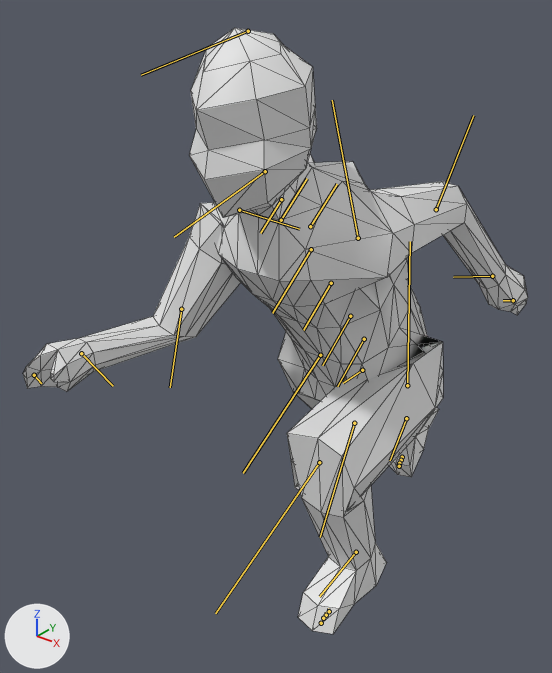
The FBX model resource/Character/chara.FBX as it was, and as the next commit left it.
Camera for both pictures: a 50 mm camera at (1.73, -2.84, 3.38) aimed at (-0.3, -0.3, 1.81). Every picture has the same lights, and +X, +Y and +Z are marked at lower left. Both versions are drawn at frame 46 of the action 'Take 001'; the numbers are the values there. The bones that bend it are drawn over the model as lines. Mesh edges are drawn as thin lines.
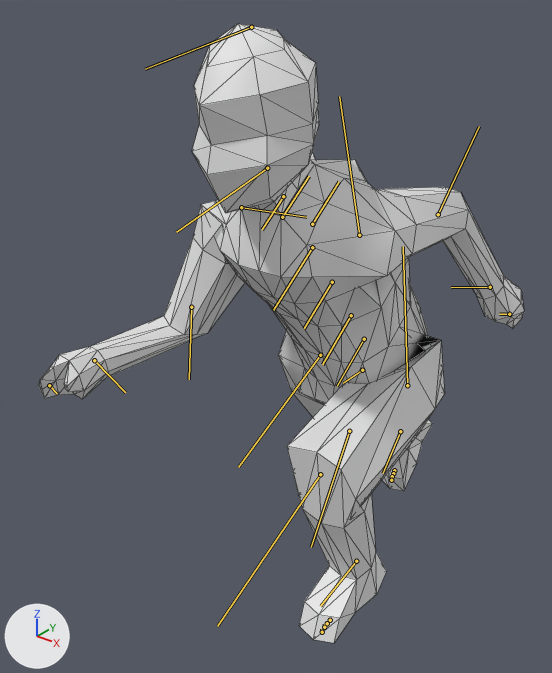
What the commit changed:
Bone 'Bip001 Spine' (bone_bip001_spine) turns from (0, 0, 38) to (0, 0, 37) degrees about its own x, y and z.
Bone 'Bip001 L UpperArm' (bone_bip001_l_upperarm) turns from (67, 38, 81) to (67, 40, 80) degrees about its own x, y and z.
Bone 'Bip001 R UpperArm' (bone_bip001_r_upperarm) turns from (77, -25, -68) to (77, -32, -67) degrees about its own x, y and z.
Bone 'Bip001 L Thigh' (bone_bip001_l_thigh) moves from (-1.0, 4.2, 0.0) to (-0.9, 4.1, 0.0).
Bone 'Bip001 L Thigh' (bone_bip001_l_thigh) turns from (1, 1, 119) to (1, 1, 113) degrees about its own x, y and z.
Bone 'Bip001 L Calf' (bone_bip001_l_calf) turns from (0, 0, -99) to (0, 0, -95) degrees about its own x, y and z.
Bone 'Bip001 R Thigh' (bone_bip001_r_thigh) moves from (-1.0, 4.2, 0.0) to (-0.9, 4.1, 0.0).
Bone 'Bip001 R Thigh' (bone_bip001_r_thigh) turns from (1, 0, -1) to (1, 0, 3) degrees about its own x, y and z.
Bone 'Bip001 R Calf' (bone_bip001_r_calf) turns from (0, 0, -22) to (0, 0, -23) degrees about its own x, y and z.

Pixel boxes [x1, y1, x2, y2] of what changed, in the pictures (552 x 673 px):
'Box001', posed
    before: [23, 28, 528, 634]
    after: [39, 24, 524, 643]
bone 'Bip001 L UpperArm', root to tip
    before: (358, 238) to (332, 100)
    after: (359, 235) to (339, 96)
bone 'Bip001 R UpperArm', root to tip
    before: (239, 210) to (299, 229)
    after: (241, 207) to (306, 217)
bone 'Bip001 L Thigh', root to tip
    before: (407, 385) to (410, 241)
    after: (407, 385) to (403, 246)
bone 'Bip001 L Calf', root to tip
    before: (319, 462) to (215, 613)
    after: (320, 474) to (217, 626)
bone 'Bip001 R Thigh', root to tip
    before: (320, 355) to (243, 473)
    after: (320, 355) to (238, 467)
bone 'Bip001 R Calf', root to tip
    before: (354, 423) to (320, 537)
    after: (349, 431) to (311, 547)
